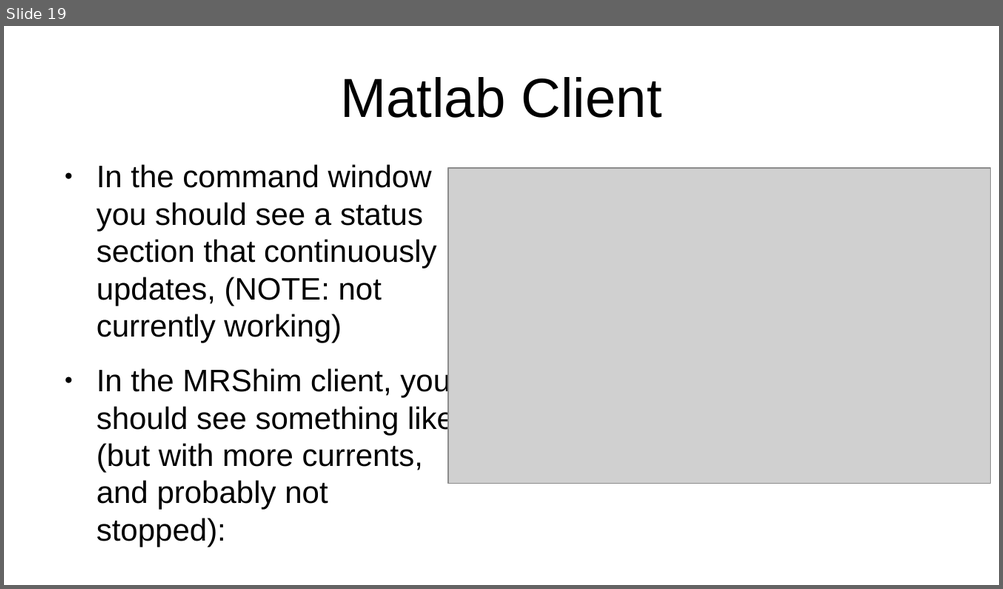
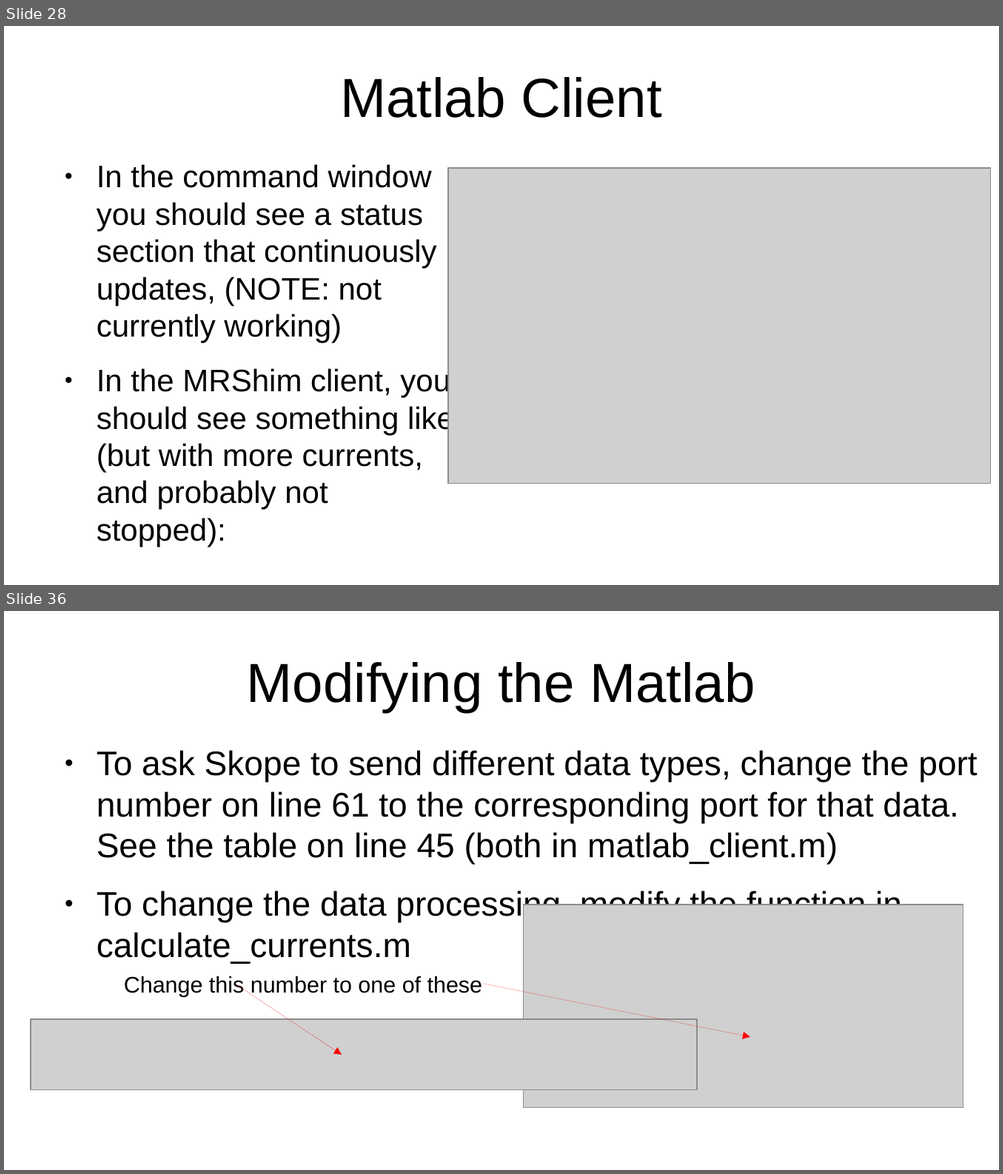
Before and after one commit to seventeenmagpie/skope-mrshim, a slide deck: shimmer/docs/user_guide_with_images.odp. Shown one above the other, each under a label of ours: slide 19 before the commit, slides 28 and 36 after it; the slides between them are not shown. The pictures are 1003x589 and 1003x1174 pixels, drawn with LibreOffice and Linux fonts; fonts in the diff are those of the drawing; grey boxes stand for pictures. Boxes give left, top, right and bottom in pixels: in the first picture for what was removed or moved away, otherwise in the second. Text is boxed around its words. In the diff, an @@ line names an element or a change of style, - is before the commit and + after.

Commit message:
- Fixed a bug where passing no currents to !shim caused a crash, now it    results in zero current across all channels,  - Made many many more documentation,

```diff
--- a/shimmer/docs/user_guide_with_images.odp
+++ b/shimmer/docs/user_guide_with_images.odp
@@ slide 36 added at <box>4,611,999,1170</box>, background #FFFFFF @@
@@ title added at <box>247,662,754,712</box>, 44 pt, text #000000 @@
+Modifying the Matlab
@@ text added at <box>96,750,976,923</box>, 27.2 pt, text #000000 @@
+● To ask Skope to send different data types, change the port number on line 61 to the corresponding port for that data. See the table on line 45 (both in matlab_client.m)
+● To change the data processing, modify the function in calculate_currents.m
@@ picture added at <box>523,906,963,1109</box> @@
@@ text added at <box>124,977,483,997</box>, 18 pt, text #000000 @@
+Change this number to one of these
@@ arrow added from (235, 984) to (341, 1055), #FF0000 0 pt @@
@@ arrow added from (484, 984) to (751, 1037), #FF0000 0 pt @@
@@ picture added at <box>31,1019,697,1091</box> @@
@@ what was slide 19 is now slide 28 @@
```
Also in this commit, not shown: 8 slides changed, 23 other slides added, 2 slides removed, 4 other files.
